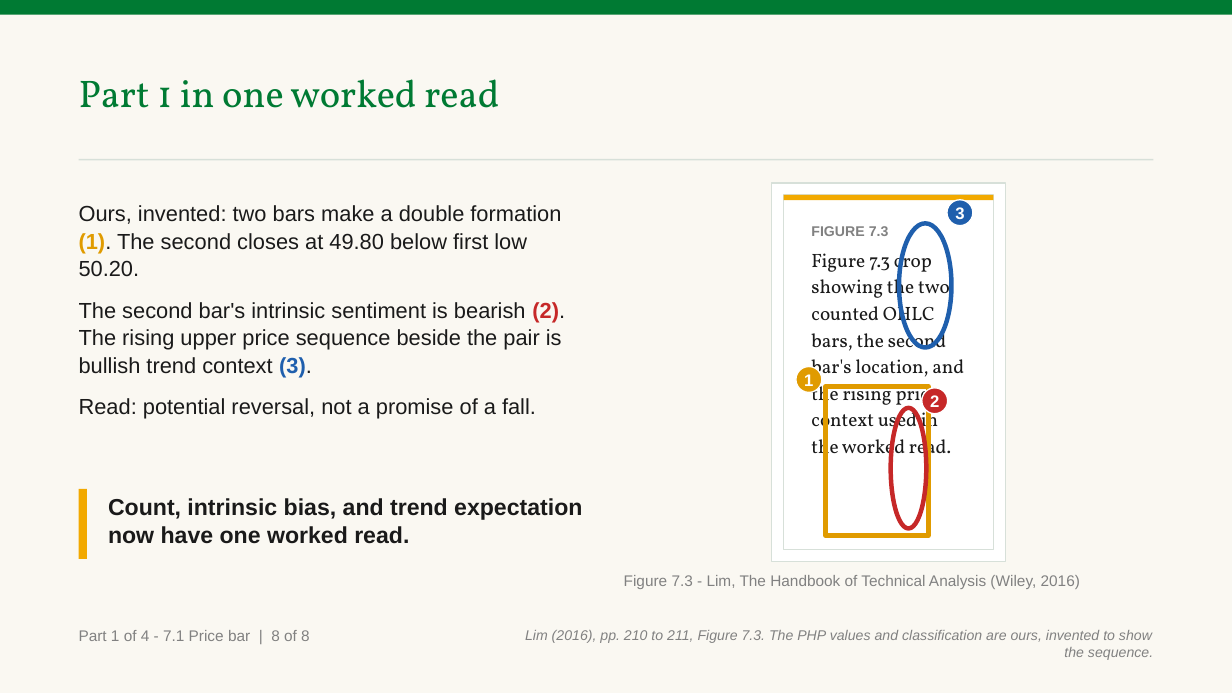
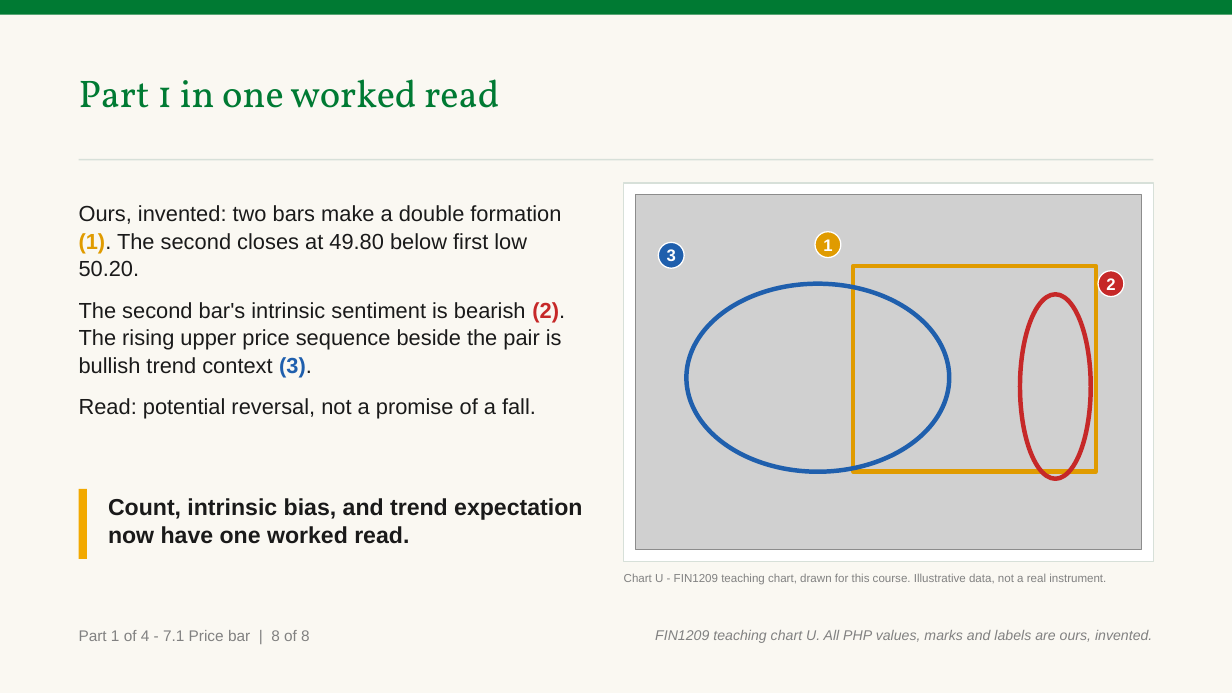
Before and after one commit to benjiesotelo-sudo/Telos_FIN1209, a slide deck: slide 11 of chapter-07/FIN1209-Chapter-07.pptx. Drawn at 1232x693 pixels with LibreOffice and Linux fonts; fonts in the diff are those of the drawing; grey boxes stand for pictures. Boxes give left, top, right and bottom in pixels: in the first picture for what was removed or moved away, otherwise in the second. Text is boxed around its words. In the diff, an @@ line names an element or a change of style, - is before the commit and + after.

Commit message:
Improve sentiment table and worked read

```diff
--- a/chapter-07/FIN1209-Chapter-07.pptx
+++ b/chapter-07/FIN1209-Chapter-07.pptx
@@ rectangle: place and size @@
-rectangle at (772, 183, 1006, 562)
+rectangle at (624, 183, 1153, 562)
@@ picture added at (636, 195, 1141, 550) @@
@@ rectangle removed at (784, 195, 994, 550) @@
@@ text removed at (811, 226, 964, 462) @@
-FIGURE 7.3
-Figure 7.3 crop showing the two counted OHLC bars, the second bar's location, and the rising price context used in the worked read.
@@ ellipse "1": place and size @@
-ellipse "1" at (796, 367, 822, 393)
+ellipse "1" at (815, 232, 841, 258)
@@ ellipse removed at (899, 224, 952, 348) @@
@@ ellipse "3": place and size @@
-ellipse "3" at (947, 200, 973, 226)
+ellipse "3" at (658, 242, 684, 268)
@@ rectangle: place and size @@
-rectangle at (784, 195, 994, 201)
+rectangle at (853, 266, 1096, 472)
@@ rectangle at (853, 266, 1096, 472): fill #F2A900 to none; outline none to #E09B00 3.5 pt @@
@@ ellipse added at (687, 284, 949, 472), outline #1F5FAD 3.5 pt @@
@@ ellipse added at (1020, 295, 1092, 480), outline #C62828 3.5 pt @@
@@ ellipse "2": place and size @@
-ellipse "2" at (922, 388, 948, 414)
+ellipse "2" at (1098, 271, 1124, 297)
@@ rectangle removed at (826, 386, 929, 535) @@
@@ ellipse removed at (891, 408, 927, 529) @@
@@ text at (624, 573, 1106, 585): text changed; size 12 to 9 pt @@
-Figure 7.3 - Lim, The Handbook of Technical Analysis (Wiley, 2016)
+Chart U - FIN1209 teaching chart, drawn for this course. Illustrative data, not a real instrument.
@@ text at (655, 630, 1152, 643): text changed @@
-Lim (2016), pp. 210 to 211, Figure 7.3. The PHP values and classification are ours, invented to show the sequence.
+FIN1209 teaching chart U. All PHP values, marks and labels are ours, invented.
```
Also in this commit, not shown: 4 other slides changed, 2 other files.
